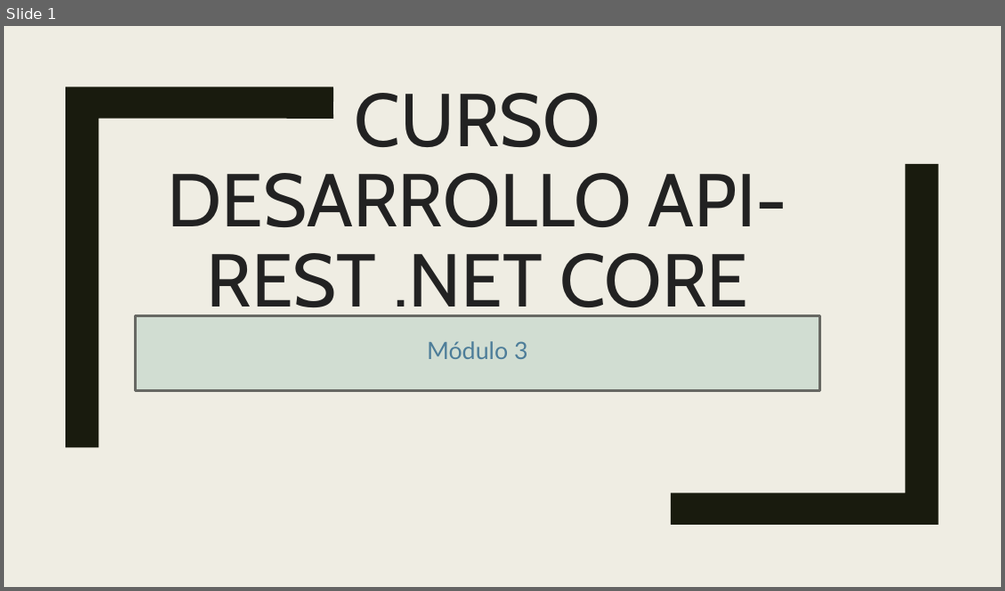
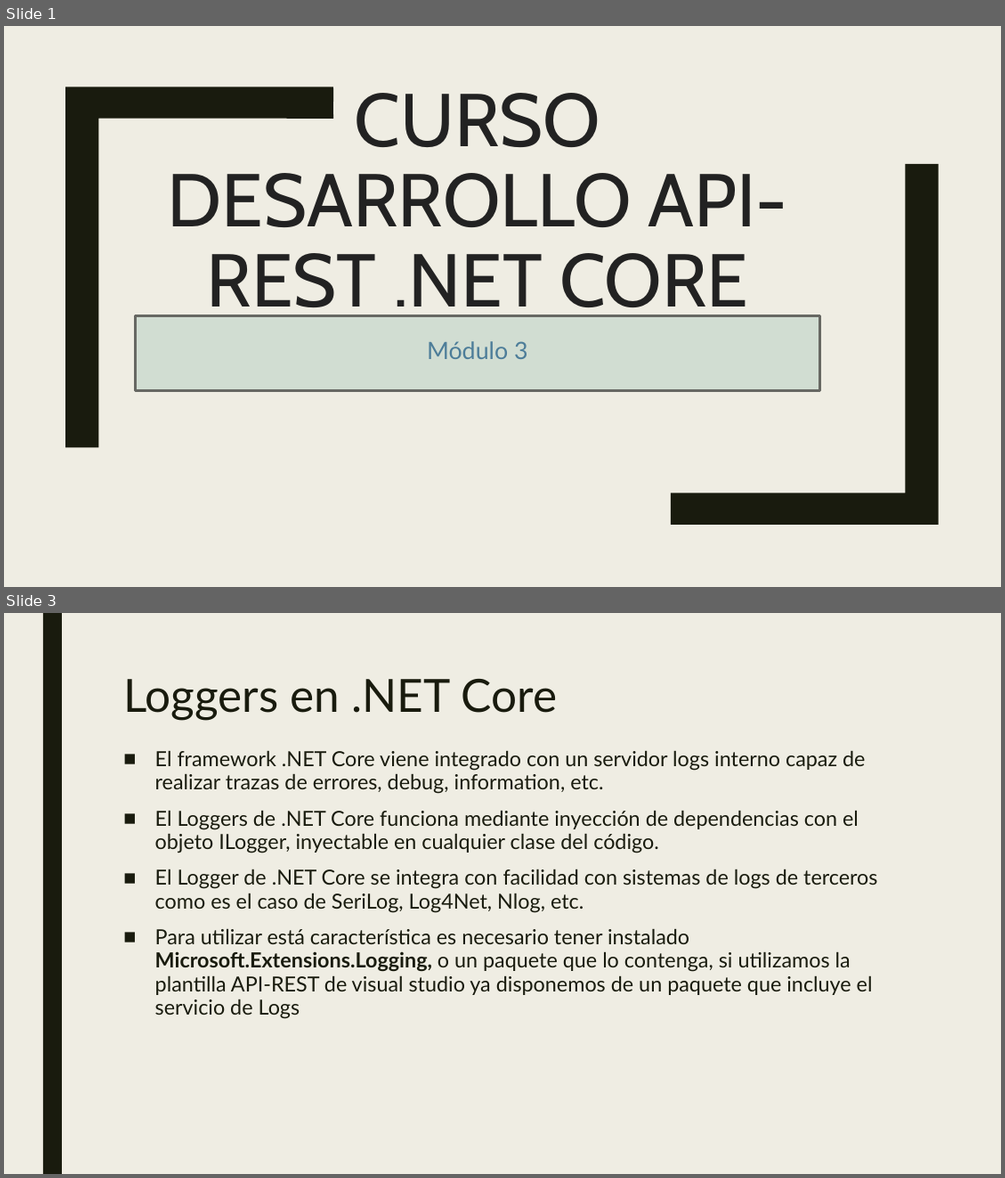
Before and after one commit to dadjh85/Demo3-Curso-.NetCore3.1, a slide deck: doc/Demo3- Curso .NET Core.pptx. Shown one above the other, each under a label of ours: slide 1 before the commit, slides 1 and 3 after it; the slides between them are not shown. The pictures are 1005x591 and 1005x1178 pixels, drawn with LibreOffice and Linux fonts; fonts in the diff are those of the drawing. Boxes give left, top, right and bottom in pixels: in the first picture for what was removed or moved away, otherwise in the second. Text is boxed around its words. In the diff, an @@ line names an element or a change of style, - is before the commit and + after.

```diff
--- a/doc/Demo3- Curso .NET Core.pptx
+++ b/doc/Demo3- Curso .NET Core.pptx
@@ slide 3 added at <box>4,613,1001,1174</box>, background #EFEDE3 @@
@@ rectangle added at <box>43,613,62,1174</box>, fill #191B0E @@
@@ title added at <box>123,679,557,720</box>, 44 pt, text #191B0E @@
+Loggers en .NET Core
@@ text added at <box>155,750,877,1019</box>, 20 pt, text #191B0E @@
+■ El framework .NET Core viene integrado con un servidor logs interno capaz de realizar trazas de errores, debug, information, etc.
+■ El Loggers de .NET Core funciona mediante inyección de dependencias con el objeto ILogger, inyectable en cualquier clase del código.
+■ El Logger de .NET Core se integra con facilidad con sistemas de logs de terceros como es el caso de SeriLog, Log4Net, Nlog, etc.
+■ Para utilizar está característica es necesario tener instalado Microsoft.Extensions.Logging, o un paquete que lo contenga, si utilizamos la plantilla API-REST de visual studio ya disponemos de un paquete que incluye el servicio de Logs
```
Also in this commit, not shown: 1 slide changed, 6 other slides added, 9 other files.
